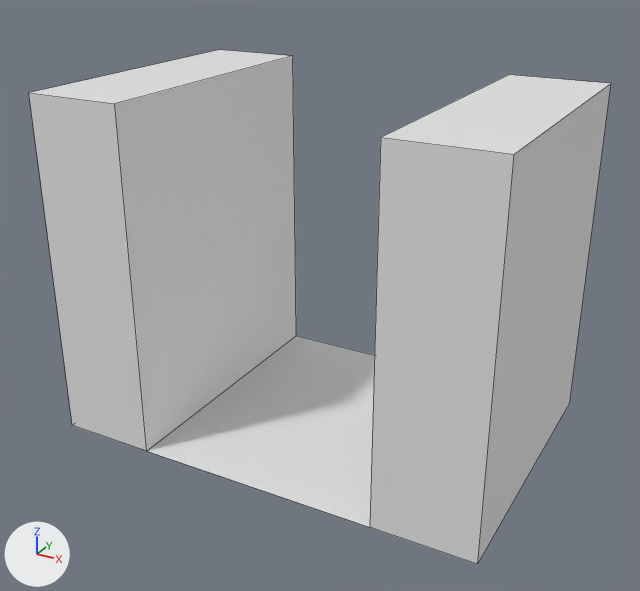
The FBX model Assets/TileSet/PathStraight.fbx, before and after one commit.
The view is the same before and after, from a 50 mm camera at (3.94, -5.81, 5.04) aimed at (0.03, 1.31, 1.48). Arrows for +X, +Y and +Z are at lower left; the lights stay in place. Mesh edges are drawn as thin lines.

Objects in the first picture: 'PathStraight'.
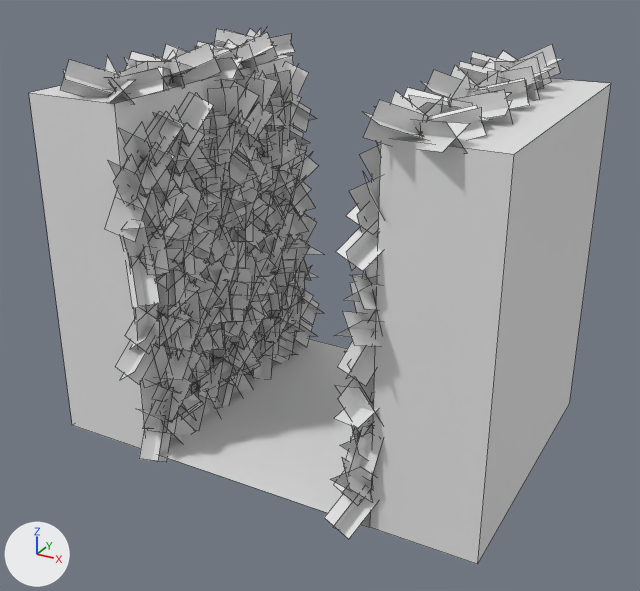
Commit message: Leaves fix

Where the change shows, as pixel boxes (x1, y1, x2, y2) in the pictures (640 x 591 px):
'PathStraightLeaves', added: after (60, 28, 561, 539)

Edits to the bpy script that builds the scene:
```text
Add me_cube_009:
    me_cube_009.from_pydata(...)  # 3824 vertices, 956 faces; spans x -2.15..1.95, y -0.36..3.31, z -0.15..3.84
Add ob_pathstraightleaves:
    ob_pathstraightleaves = bpy.data.objects.new('PathStraightLeaves', me_cube_009)
    ob_pathstraightleaves.location = (0.0, 0.0, 0.0)
```
